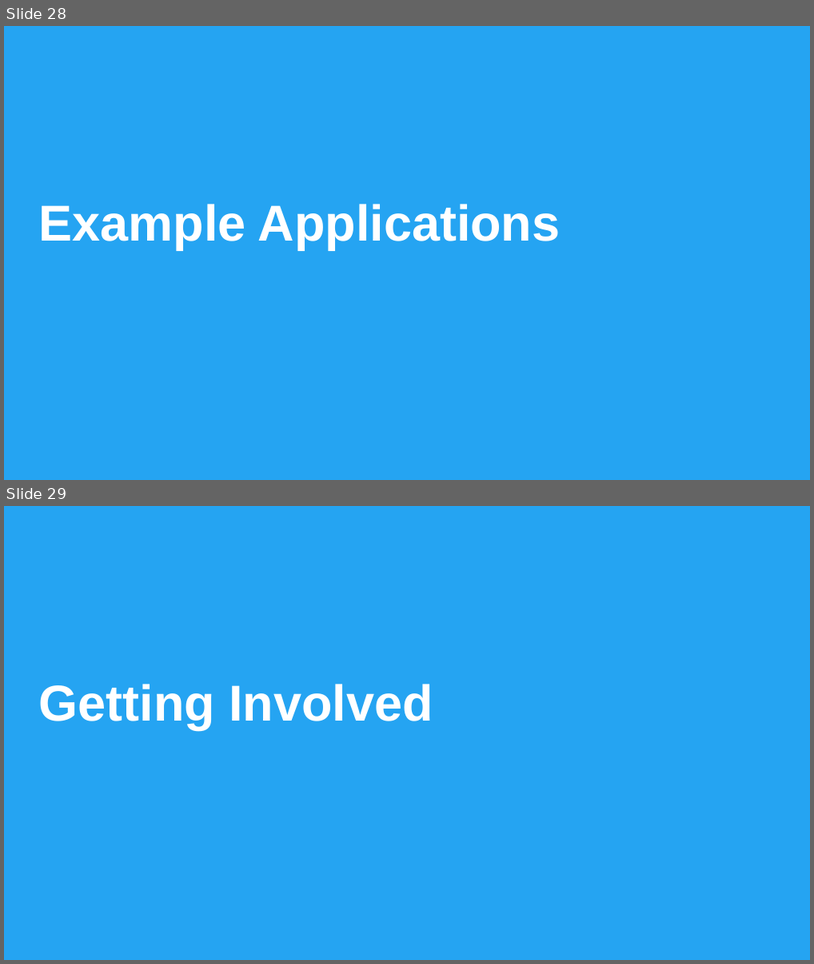
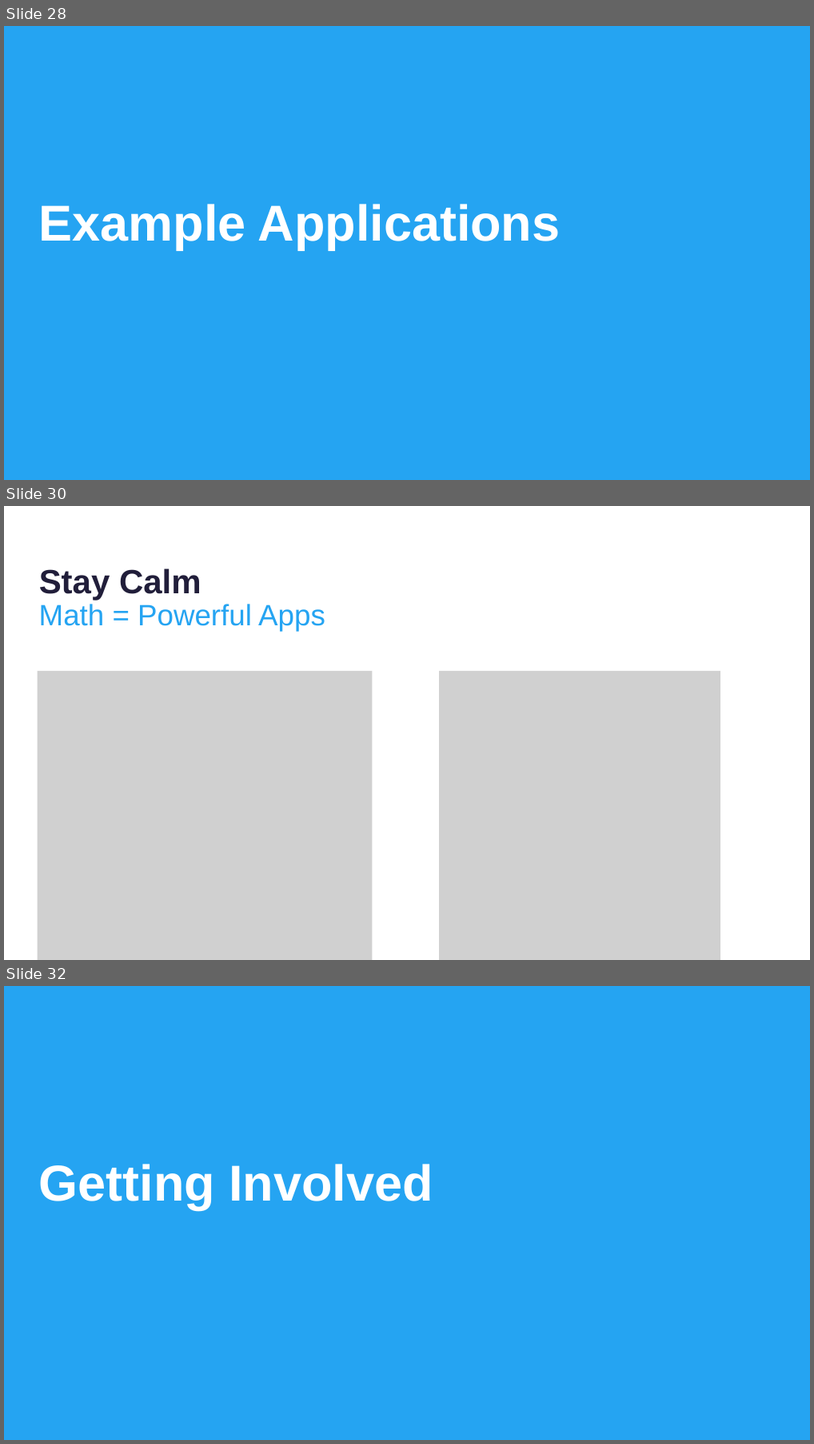
Before and after one commit to thomasnield/kotlinconf-datascience-talk, a slide deck: kotlin_for_data_science.pptx. Shown one above the other, each under a label of ours: slides 28 and 29 before the commit, slides 28, 30 and 32 after it; the slides between them are not shown. The pictures are 814x964 and 814x1444 pixels, drawn with LibreOffice and Linux fonts; fonts in the diff are those of the drawing; grey boxes stand for pictures; background and template pictures are left out. Boxes give left, top, right and bottom in pixels: in the first picture for what was removed or moved away, otherwise in the second. Text is boxed around its words. In the diff, an @@ line names an element or a change of style, - is before the commit and + after.

```diff
--- a/kotlin_for_data_science.pptx
+++ b/kotlin_for_data_science.pptx
@@ slide 30 added at (x1=4, y1=506, x2=810, y2=960), background #FFFFFF @@
@@ text added at (x1=39, y1=568, x2=202, y2=600), 80 pt, text #211E3A, bold @@
+Stay Calm
@@ text added at (x1=39, y1=604, x2=326, y2=631), 70 pt, text #25A4F2 @@
+Math = Powerful Apps
@@ picture added at (x1=38, y1=671, x2=372, y2=960) @@
@@ picture added at (x1=439, y1=671, x2=721, y2=960) @@
@@ what was slide 29 is now slide 32 @@
```
Also in this commit, not shown: 5 slides changed, 2 other slides added.
